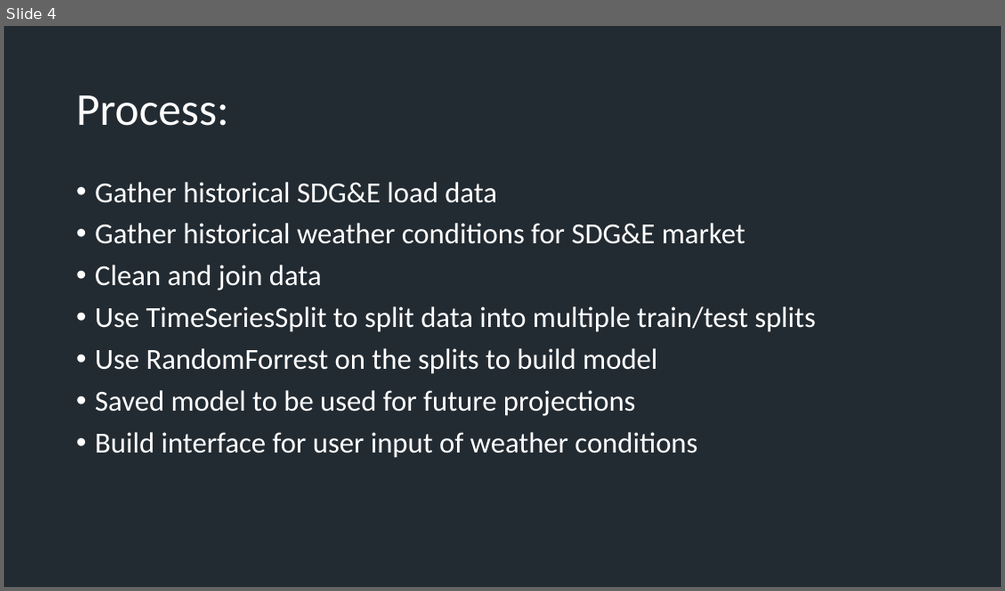
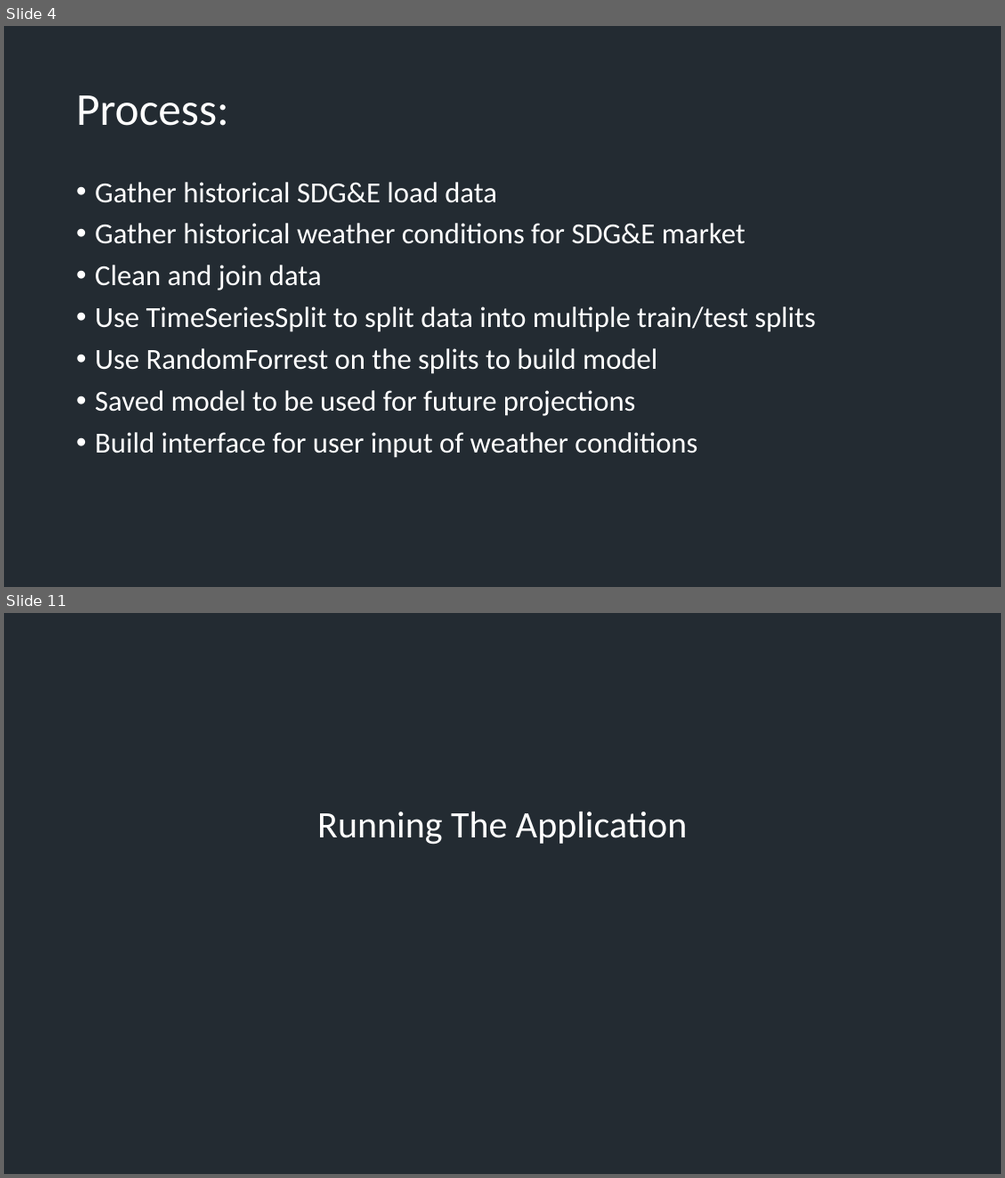
Before and after one commit to Matlickp/Energy_Load_Forecasting, a slide deck: Energy Load Forecasting Presentation.pptx. Shown one above the other, each under a label of ours: slide 4 before the commit, slides 4 and 11 after it; the slides between them are not shown. The pictures are 1005x591 and 1005x1178 pixels, drawn with LibreOffice and Linux fonts; fonts in the diff are those of the drawing; background and template pictures are left out. Boxes give left, top, right and bottom in pixels: in the first picture for what was removed or moved away, otherwise in the second. Text is boxed around its words. In the diff, an @@ line names an element or a change of style, - is before the commit and + after.

```diff
--- a/Energy Load Forecasting Presentation.pptx
+++ b/Energy Load Forecasting Presentation.pptx
@@ slide 11 added at [4, 613, 1001, 1174], background picture (left out) @@
@@ text added at [317, 811, 687, 844], 72 pt, text #FFFFFF @@
+Running The Application
```
Also in this commit, not shown: 1 slide changed, 8 other slides added, 6 slides removed, 5 other files.
